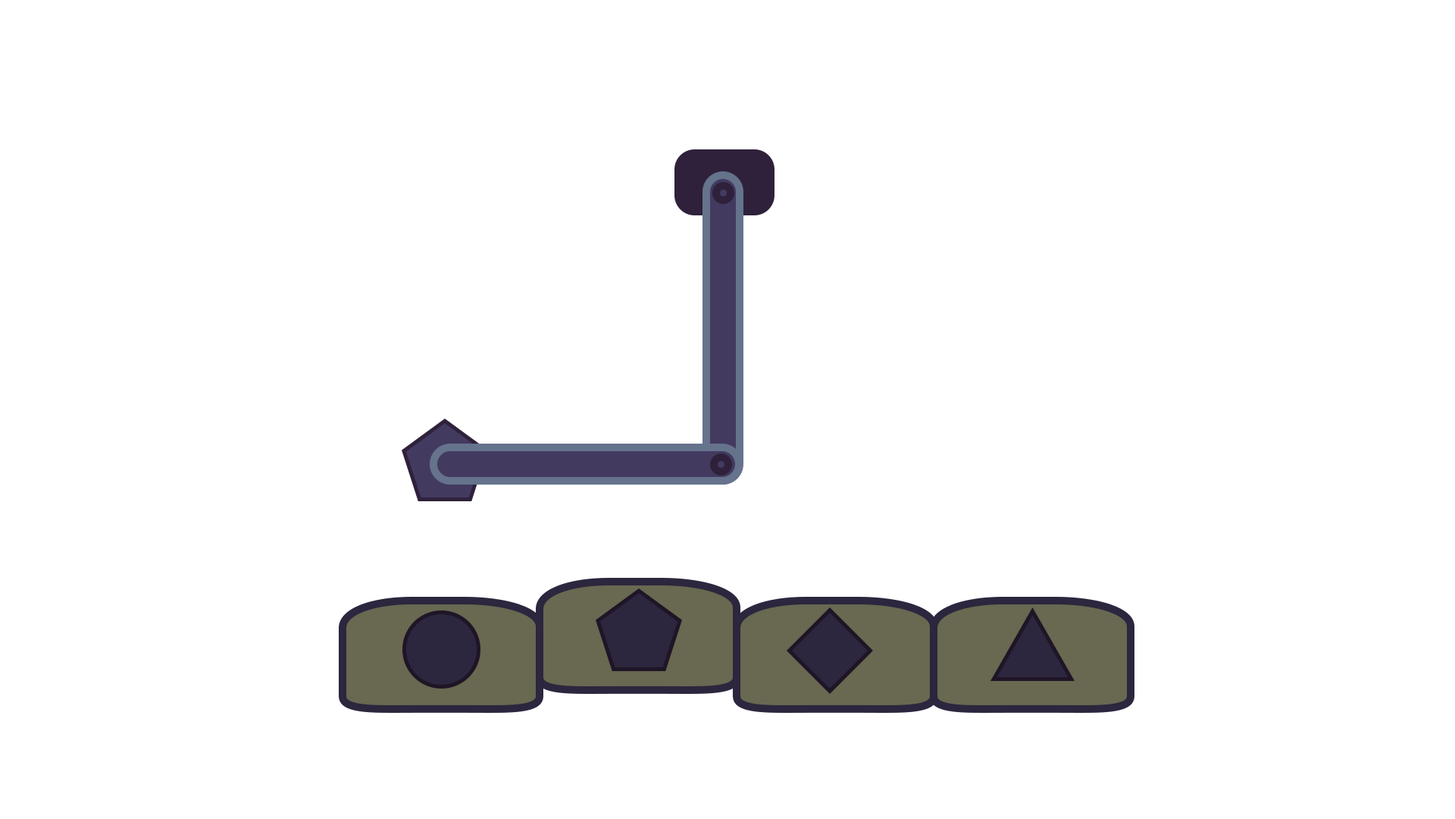
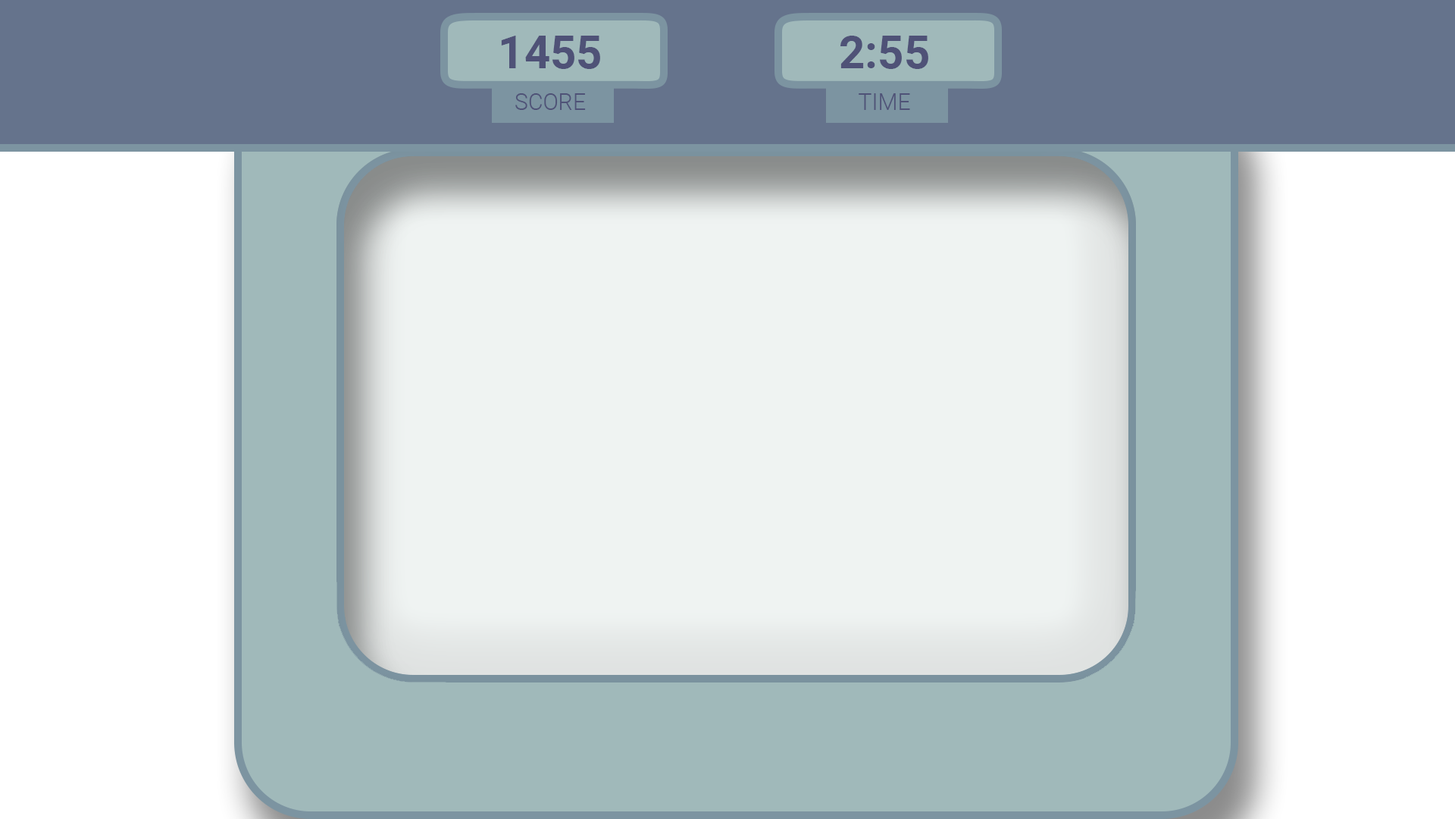
Comparing the layer stacks of the two 1455px x 819px images. Changes:
showed group "UI" (18 layers) over [0, 0, 1455, 153]
showed "2:55" over [840, 35, 929, 69]
showed "TIME" over [858, 93, 911, 110]
showed "1455" over [501, 35, 601, 69]
showed "SCORE" over [515, 93, 586, 110]
painted on "Shape 2" over [0, 144, 1455, 153]
showed group "MidPannel" (8 layers) over [264, 148, 1203, 810]
showed group "Next BUtton/Plage" (4 layers) over [516, 687, 939, 793]
showed "Layer 1" over [264, 580, 1203, 810]
painted on "Rounded Rectangle 1 copy 2" (2nd of 3, in "MidPannel") over [1063, 156, 1106, 675]
hid group "Tools" (1st of 2) (24 layers) over [338, 149, 1135, 713]
painted on "Rounded Rectangle 3" (1st of 4, in "Tools" › "Cards" › "Tool2") over [537, 680, 725, 693]
painted on "Polygon 2" over [1036, 613, 1075, 681]
showed group "Machine" (81 layers) over [0, 69, 1455, 819]
showed "Rounded Rectangle 1" over [234, 69, 1239, 819]
